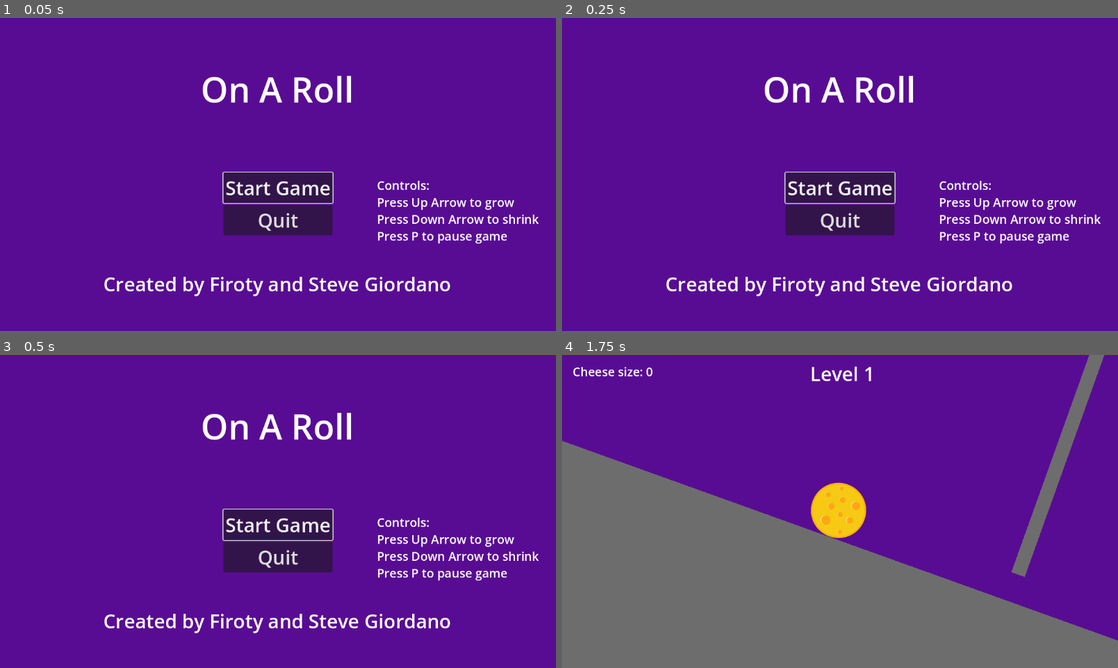
Above: before the commit, frames 1-4 (two rows, left to right).
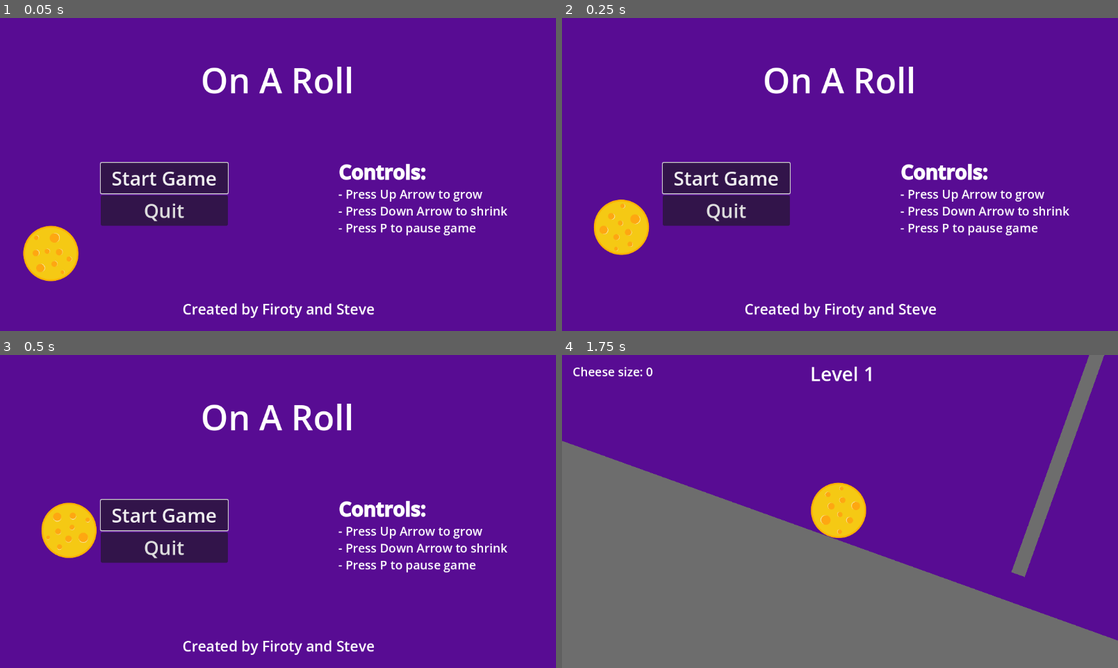
Above: after the commit, the same moments.

Repository: Firoty1/Rolling-Scales
Game: Godot game, scene res://scenes/start_menu.tscn
The game is run twice, just before and just after one commit, with the same random seed, the same clock (stepped at 60 frames per second) and the same inputs.
Inputs:
- Up to frame 1 (0.05 s): no input
- Up to frame 2 (0.25 s): no input
- Up to frame 3 (0.5 s): no input
- Up to frame 4 (1.75 s): click "Start Game" at 0.5 s; tap Enter at 1.25 s; hold Up (grow) from 1.28 s (still down); tap Down (shrink) at 1.55 s

The runs differ from the first frame. In frame 1, 15% of the frame differs, in the area x 4-97%, y 15-96%; in frame 2, 15%; in frame 3, 15%; in frame 4, nothing differs.

Commit message:
Add rolling cheese to start menu

Diff:
--- a/scenes/start_menu.tscn
+++ b/scenes/start_menu.tscn
@@ -1,7 +1,14 @@
-[gd_scene load_steps=3 format=3 uid="uid://c3mfe4tobaj1m"]
+[gd_scene load_steps=5 format=3 uid="uid://c3mfe4tobaj1m"]
 
 [ext_resource type="Script" path="res://scripts/start_menu.gd" id="1_d5716"]
 [ext_resource type="Theme" uid="uid://om4baeju6rd8" path="res://scripts/themes/main_theme.tres" id="1_por2g"]
+[ext_resource type="Texture2D" uid="uid://x3gxlu41oxil" path="res://assets/cheese.png" id="3_ev4uk"]
+
+[sub_resource type="Curve2D" id="Curve2D_elj85"]
+_data = {
+"points": PackedVector2Array(0, 0, 0, 0, 97, 502, 0, 0, 0, 0, 238, 71, 0, 0, 0, 0, 458, 259, 0, 0, 0, 0, 784, 48, 0, 0, 0, 0, 1075, 256, 0, 0, 0, 0, 841, 584, 0, 0, 0, 0, 624, 315, 0, 0, 0, 0, 288, 563, 0, 0, 0, 0, 97, 502)
+}
+point_count = 9
 
 [node name="StartMenu" type="Control"]
 layout_mode = 3
@@ -15,9 +22,9 @@
 [node name="Title" type="RichTextLabel" parent="."]
 layout_mode = 2
 offset_left = 1.0
-offset_top = 98.0
+offset_top = 79.0
 offset_right = 1149.0
-offset_bottom = 223.0
+offset_bottom = 204.0
 theme_override_font_sizes/normal_font_size = 72
 bbcode_enabled = true
 text = "[center]On A Roll"
@@ -25,24 +32,24 @@
 
 [node name="Title2" type="RichTextLabel" parent="."]
 layout_mode = 2
-offset_left = 781.0
-offset_top = 329.0
-offset_right = 1214.0
-offset_bottom = 455.0
+offset_left = 701.0
+offset_top = 292.0
+offset_right = 1134.0
+offset_bottom = 452.0
 theme_override_font_sizes/normal_font_size = 25
 bbcode_enabled = true
-text = "Controls:
-Press Up Arrow to grow
-Press Down Arrow to shrink
-Press P to pause game"
+text = "[b][font_size=40]Controls:[/font_size][/b]
+- Press Up Arrow to grow
+- Press Down Arrow to shrink
+- Press P to pause game"
 fit_content = true
 
 [node name="VBoxContainer" type="VBoxContainer" parent="."]
 layout_mode = 2
-offset_left = 463.0
-offset_top = 320.0
-offset_right = 688.0
-offset_bottom = 450.0
+offset_left = 209.0
+offset_top = 300.0
+offset_right = 472.0
+offset_bottom = 430.0
 
 [node name="StartButton" type="Button" parent="VBoxContainer"]
 unique_name_in_owner = true
@@ -59,13 +66,26 @@
 
 [node name="MadeBy" type="RichTextLabel" parent="."]
 layout_mode = 2
-offset_top = 523.0
-offset_right = 1149.0
-offset_bottom = 601.0
-theme_override_font_sizes/normal_font_size = 40
+offset_left = 3.0
+offset_top = 581.0
+offset_right = 1152.0
+offset_bottom = 635.0
+theme_override_font_sizes/normal_font_size = 30
 bbcode_enabled = true
-text = "[center]Created by Firoty and Steve Giordano"
+text = "[center]Created by Firoty and Steve"
 fit_content = true
+
+[node name="Path2D" type="Path2D" parent="."]
+curve = SubResource("Curve2D_elj85")
+
+[node name="PathFollow2D" type="PathFollow2D" parent="Path2D"]
+position = Vector2(97, 502)
+rotation = -1.25462
+rotates = false
+
+[node name="Sprite2D" type="Sprite2D" parent="Path2D/PathFollow2D"]
+scale = Vector2(0.5, 0.5)
+texture = ExtResource("3_ev4uk")
 
 [connection signal="pressed" from="VBoxContainer/StartButton" to="." method="_on_start_button_pressed"]
 [connection signal="pressed" from="VBoxContainer/QuitButton" to="." method="_on_quit_button_pressed"]
--- a/scripts/start_menu.gd
+++ b/scripts/start_menu.gd
@@ -8,6 +8,10 @@
 func _ready():
 	start_button.grab_focus()
 
+func _process(delta):
+	$Path2D/PathFollow2D.progress += 300 * delta
+	$Path2D/PathFollow2D.rotation += 4 * delta
+
 func _on_start_button_pressed():
 	get_tree().change_scene_to_file("res://scenes/level_1.tscn")
 
